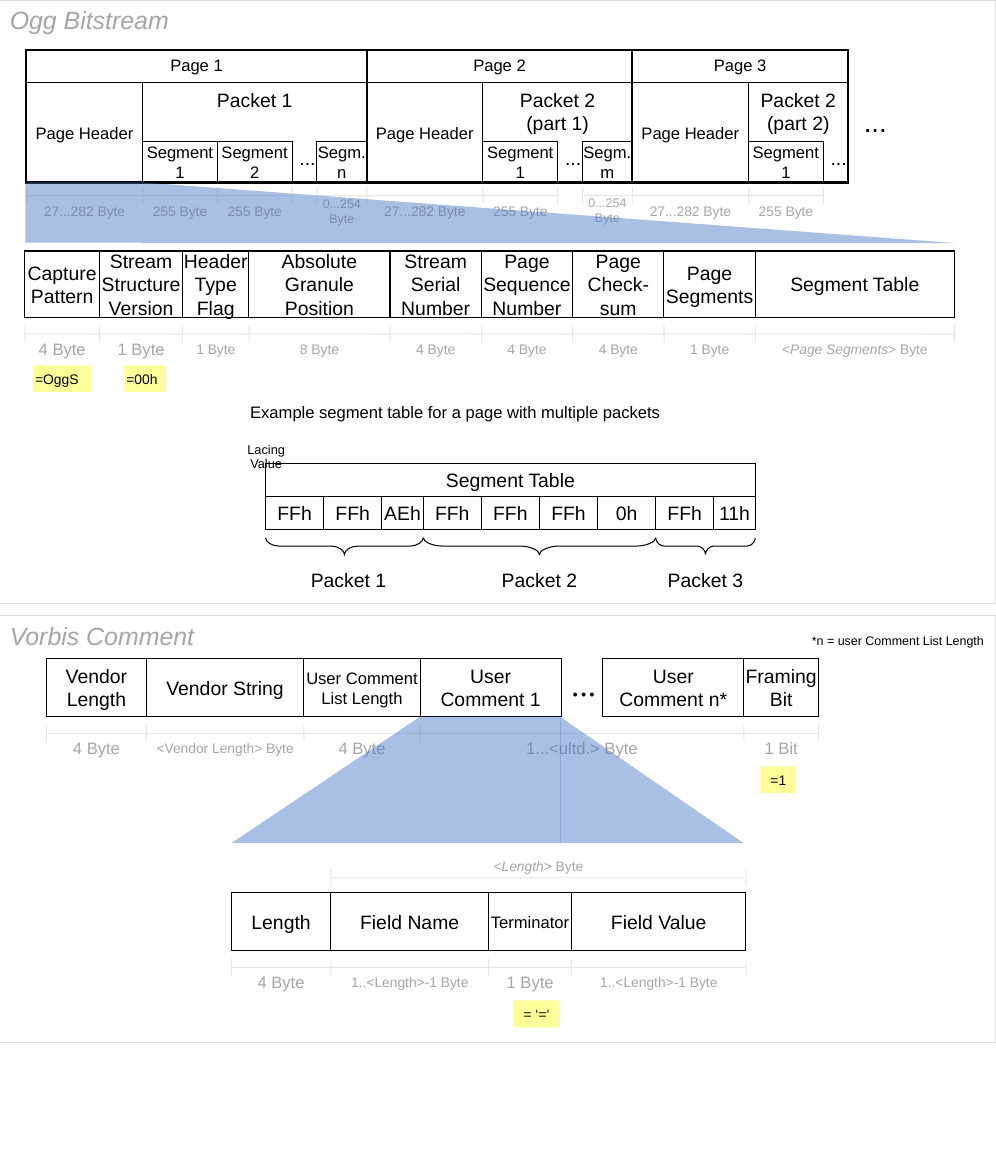
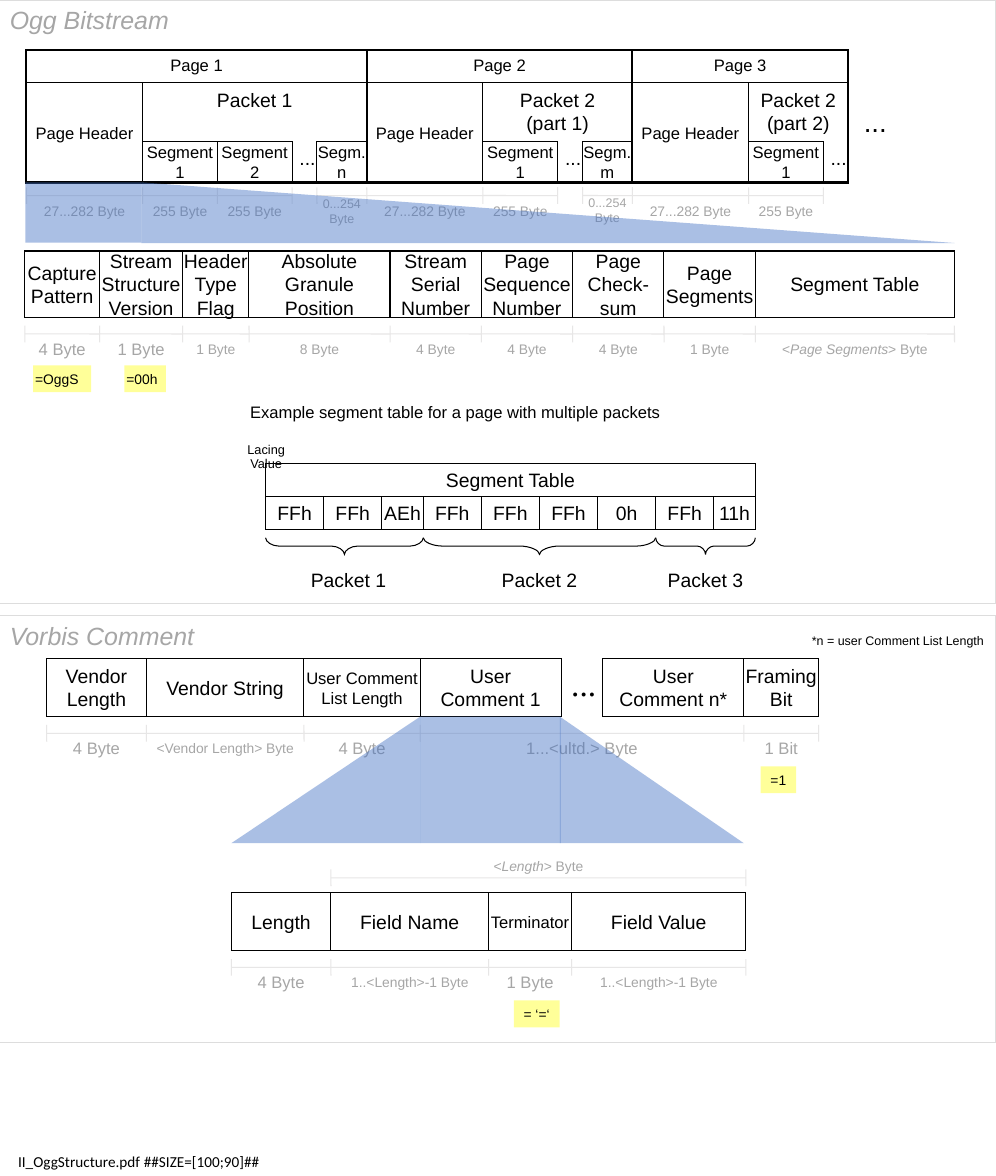
Before and after one commit to jebbard/jMeta, a slide deck: slide 4 of jMetaDocs/DesignConcept/figures/FiguresBig.ppt. Drawn at 996x1176 pixels with LibreOffice and Linux fonts; fonts in the diff are those of the drawing. Boxes give left, top, right and bottom in pixels: in the first picture for what was removed or moved away, otherwise in the second. Text is boxed around its words. In the diff, an @@ line names an element or a change of style, - is before the commit and + after.

```diff
--- a/jMetaDocs/DesignConcept/figures/FiguresBig.ppt
+++ b/jMetaDocs/DesignConcept/figures/FiguresBig.ppt
@@ text added at box(18, 1156, 259, 1170), 11 pt, text #000000 @@
+II_OggStructure.pdf ##SIZE=[100;90]##
```
Also in this commit, not shown: 8 other slides changed, 46 other files.
